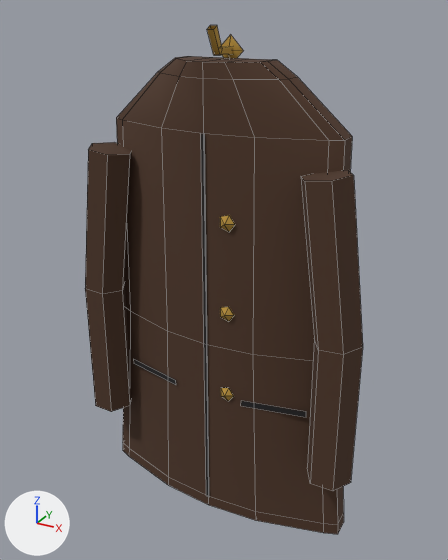
A saved change to the Blender file assets/models/coat/coat.blend.
Before and after are seen from a 50 mm camera at (0.427, -0.794, 1.773) aimed at (0.007, -0.03, 1.392). The axes (+X, +Y, +Z) are drawn at lower left. The lights are the same throughout. The first picture is the older version. Mesh edges are drawn as thin lines.

In view in the first picture: 'brass', 'dark', 'leather'.
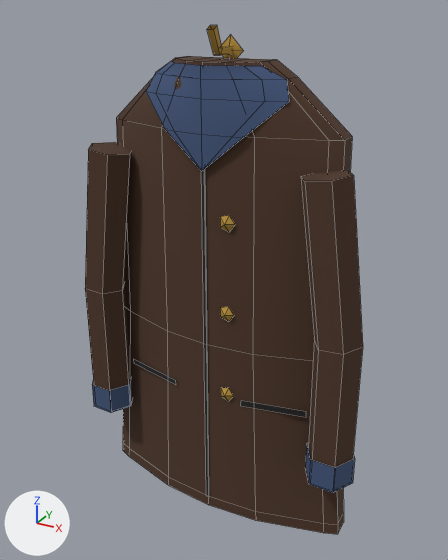
Changed parts and their boxes (x1, y1, x2, y2) in the pictures (448 x 560 px):
```json
{"object": "collar", "change": "added", "after": [92, 62, 355, 493]}
```

Edits to the scene script, one JSON object a line:
```json
{"op": "add", "block": "mat_blanket", "code": ["mat_blanket = principled_material('blanket')", "mat_blanket.base_color = (0.0529, 0.0908, 0.195)  # dark blue #41557a", "mat_blanket.roughness = 0.9"]}
{"op": "add", "block": "me_collar", "code": ["me_collar = bpy.data.meshes.new('collar')", "me_collar.from_pydata(...)  # 45 vertices, 28 faces; spans x -0.243..0.243, y -0.093..-0.027, z 1.12..1.706", "me_collar.polygons.foreach_set('use_smooth', [True] * 28)", "me_collar.materials.append(mat_blanket)  # dark blue #41557a"]}
{"op": "add", "block": "ob_collar", "code": ["ob_collar = bpy.data.objects.new('collar', me_collar)", "ob_collar.location = (0.0, 0.0, 0.0)"]}
```
